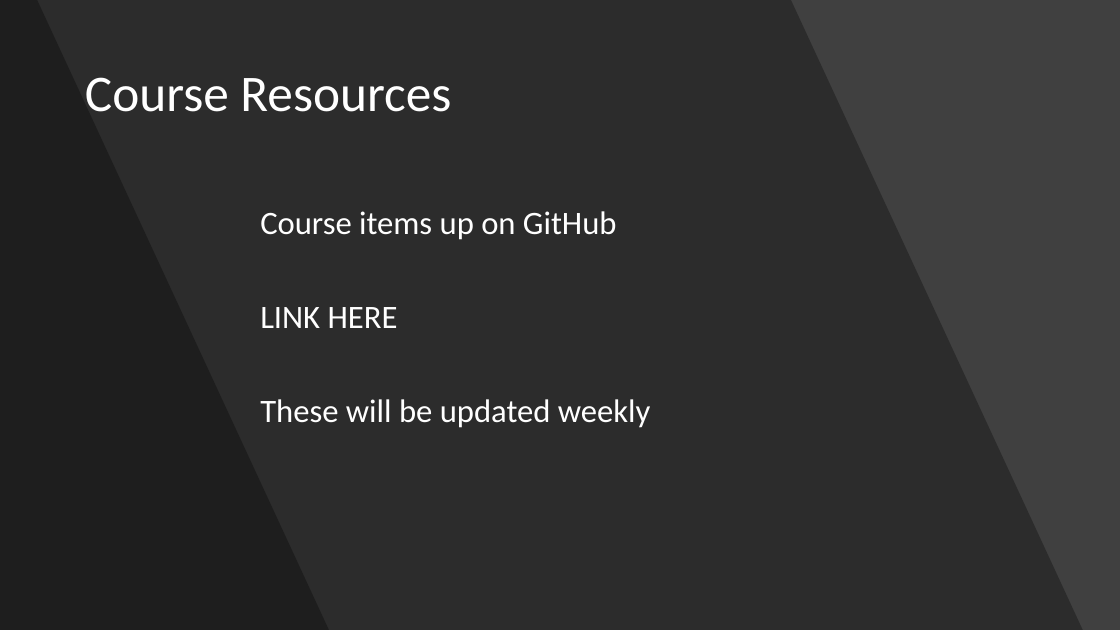
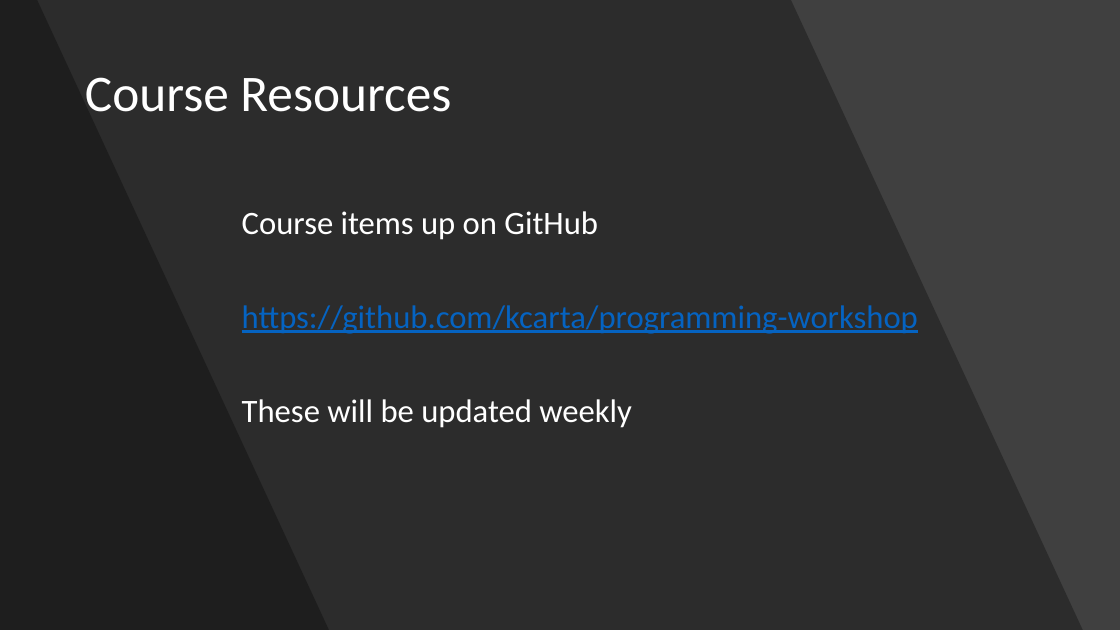
Before and after one commit to kcarta/programming-workshop, a slide deck: slide 4 of Presentations/2. Windows.pptx. Drawn at 1120x630 pixels with LibreOffice and Linux fonts; fonts in the diff are those of the drawing. Boxes give left, top, right and bottom in pixels: in the first picture for what was removed or moved away, otherwise in the second. Text is boxed around its words. In the diff, an @@ line names an element or a change of style, - is before the commit and + after.

Commit message:
Update second presentation with link to GitHub repo

```diff
--- a/Presentations/2. Windows.pptx
+++ b/Presentations/2. Windows.pptx
@@ text "Course items up on GitHub": place and size @@
-text "Course items up on GitHub" at (260, 211, 651, 428)
+text "Course items up on GitHub" at (242, 211, 918, 428)
@@ text at (242, 305, 918, 334): text changed; text colour #FFFFFF to #0563C1 @@
-LINK HERE
+https://github.com/kcarta/programming-workshop
```
Also in this commit, not shown: 2 other slides changed.
